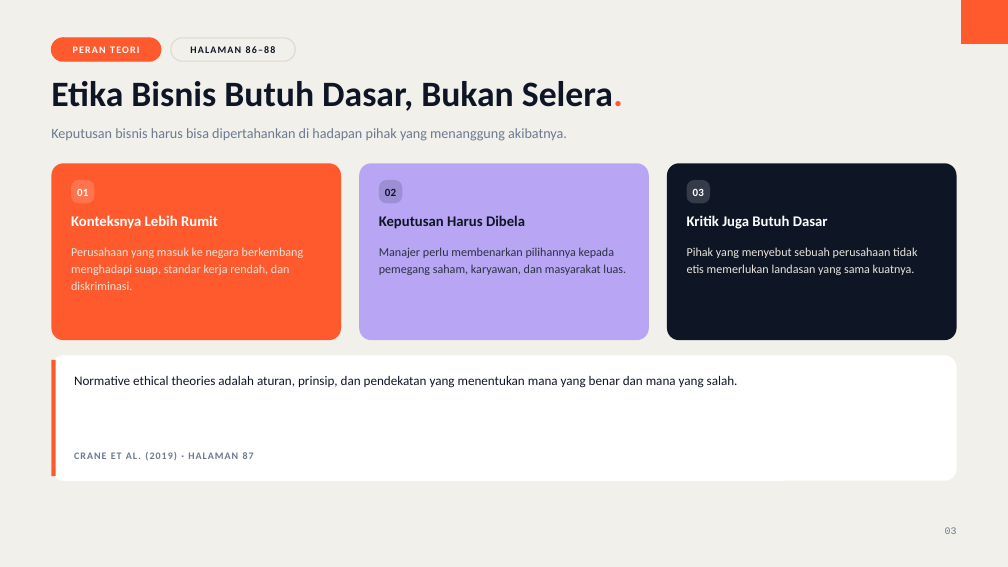
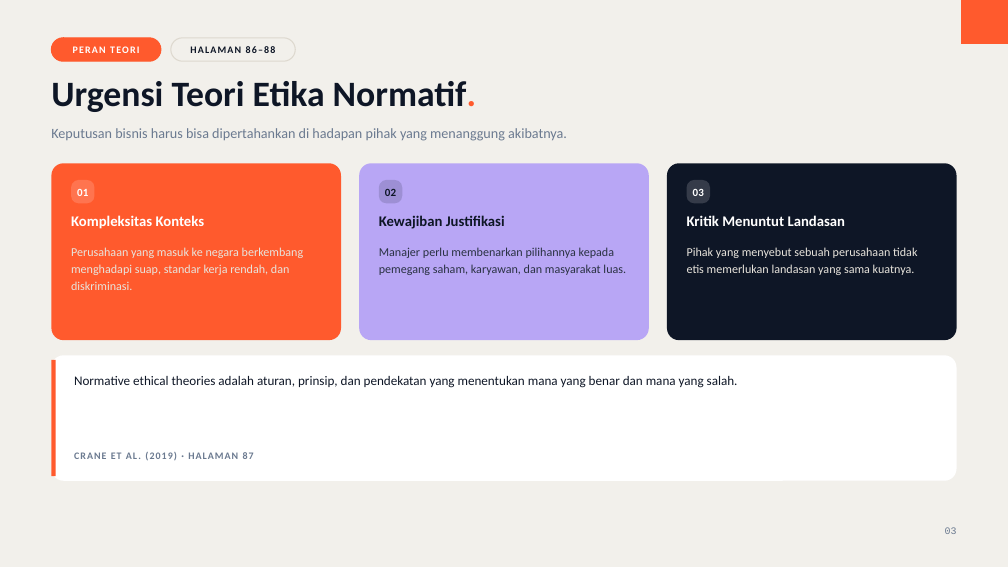
Before and after one commit to aslihabnuri/Dom-Manipulation, a slide deck: slide 3 of business-ethics/chapter-3/decks/Deck-1-Evaluating-Business-Ethics.pptx. Drawn at 1008x567 pixels with LibreOffice and Linux fonts; fonts in the diff are those of the drawing. Boxes give left, top, right and bottom in pixels: in the first picture for what was removed or moved away, otherwise in the second. Text is boxed around its words. In the diff, an @@ line names an element or a change of style, - is before the commit and + after.

```diff
--- a/business-ethics/chapter-3/decks/Deck-1-Evaluating-Business-Ethics.pptx
+++ b/business-ethics/chapter-3/decks/Deck-1-Evaluating-Business-Ethics.pptx
@@ text at (51,81,476,112): text changed @@
-Etika Bisnis Butuh Dasar, Bukan Selera.
+Urgensi Teori Etika Normatif.
@@ text at (71,215,205,229): text changed @@
-Konteksnya Lebih Rumit
+Kompleksitas Konteks
@@ text at (379,215,505,229): text changed @@
-Keputusan Harus Dibela
+Kewajiban Justifikasi
@@ text at (687,215,846,226): text changed @@
-Kritik Juga Butuh Dasar
+Kritik Menuntut Landasan
```
Also in this commit, not shown: 15 other slides changed, 5 other files.
